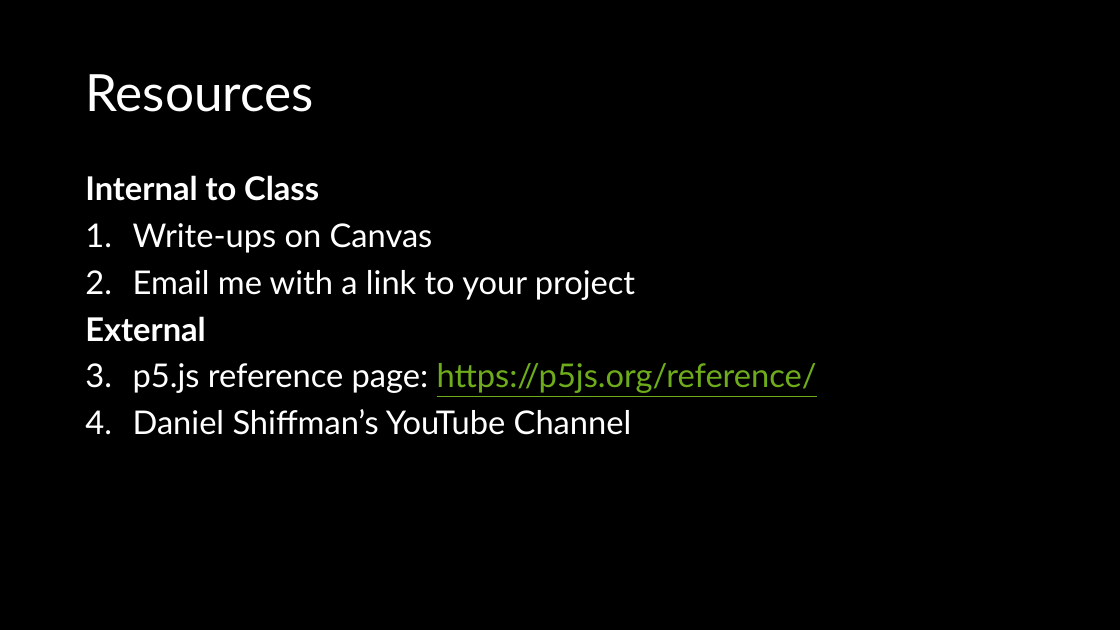
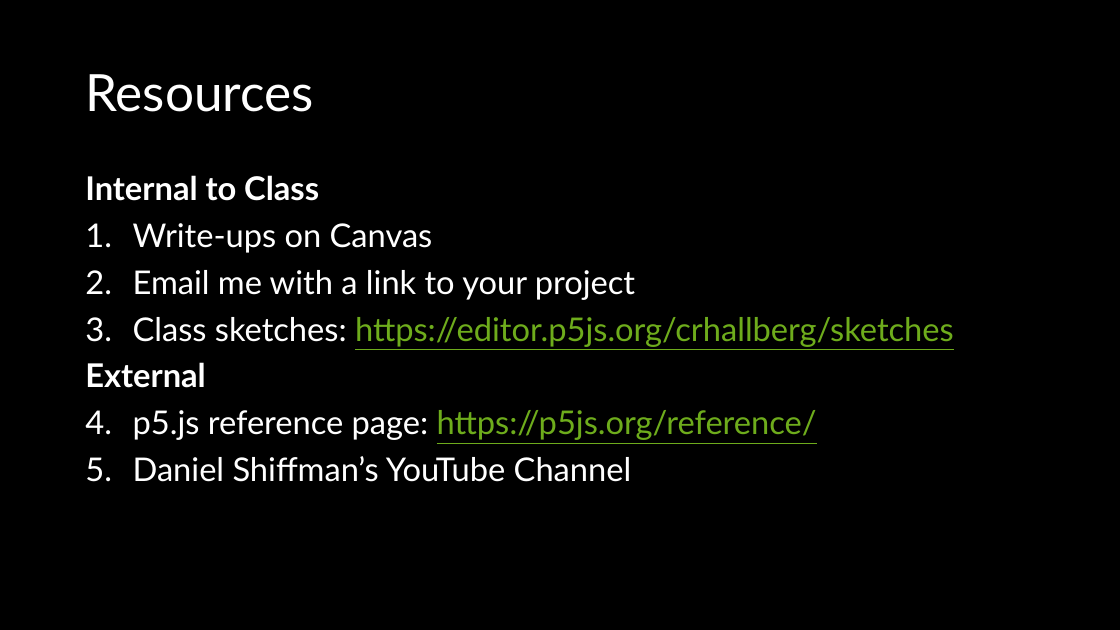
Before and after one commit to crhallberg/IMM120, a slide deck: slide 17 of Presentations/2018-09-04 - Intro.pptx. Drawn at 1120x630 pixels with LibreOffice and Linux fonts; fonts in the diff are those of the drawing. Boxes give left, top, right and bottom in pixels: in the first picture for what was removed or moved away, otherwise in the second. Text is boxed around its words. In the diff, an @@ line names an element or a change of style, - is before the commit and + after.

```diff
--- a/Presentations/2018-09-04 - Intro.pptx
+++ b/Presentations/2018-09-04 - Intro.pptx
@@ text at bbox=[133, 317, 954, 347]: paragraph added @@
+3. Class sketches: https://editor.p5js.org/crhallberg/sketches
```
Also in this commit, not shown: 4 other slides changed, 8 other files.
